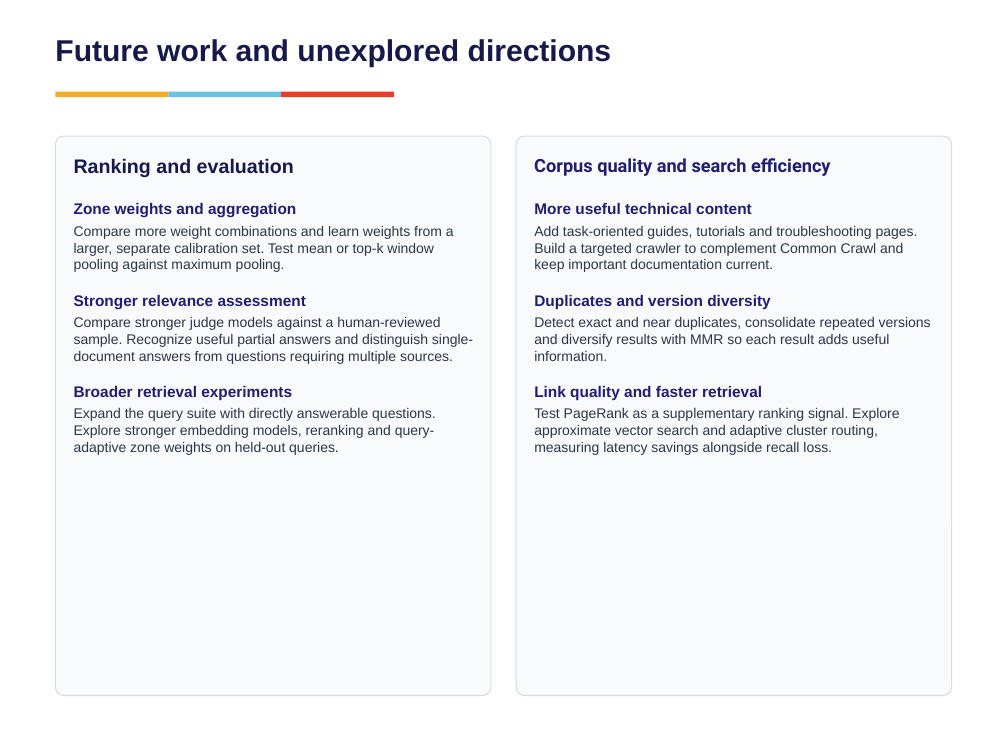
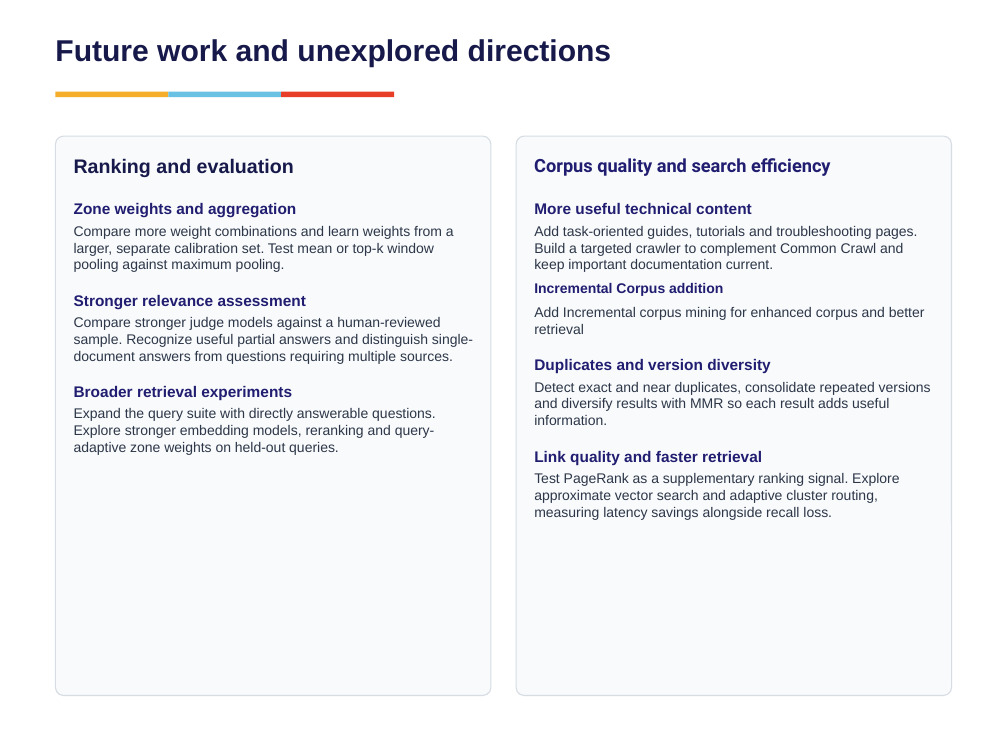
Before and after one commit to vishrutbhushan/ir-benchmark, a slide deck: slide 16 of presentation/Group7_BM25 vs Neural Retrieval on Technical Documents.pptx. Drawn at 1008x756 pixels with LibreOffice and Linux fonts; fonts in the diff are those of the drawing. Boxes give left, top, right and bottom in pixels: in the first picture for what was removed or moved away, otherwise in the second. Text is boxed around its words. In the diff, an @@ line names an element or a change of style, - is before the commit and + after.

```diff
--- a/presentation/Group7_BM25 vs Neural Retrieval on Technical Documents.pptx
+++ b/presentation/Group7_BM25 vs Neural Retrieval on Technical Documents.pptx
@@ text at (x1=534, y1=283, x2=925, y2=334): paragraphs added @@
+Incremental Corpus addition
+Add Incremental corpus mining for enhanced corpus and better retrieval
```
Also in this commit, not shown: 1 other slide changed.
